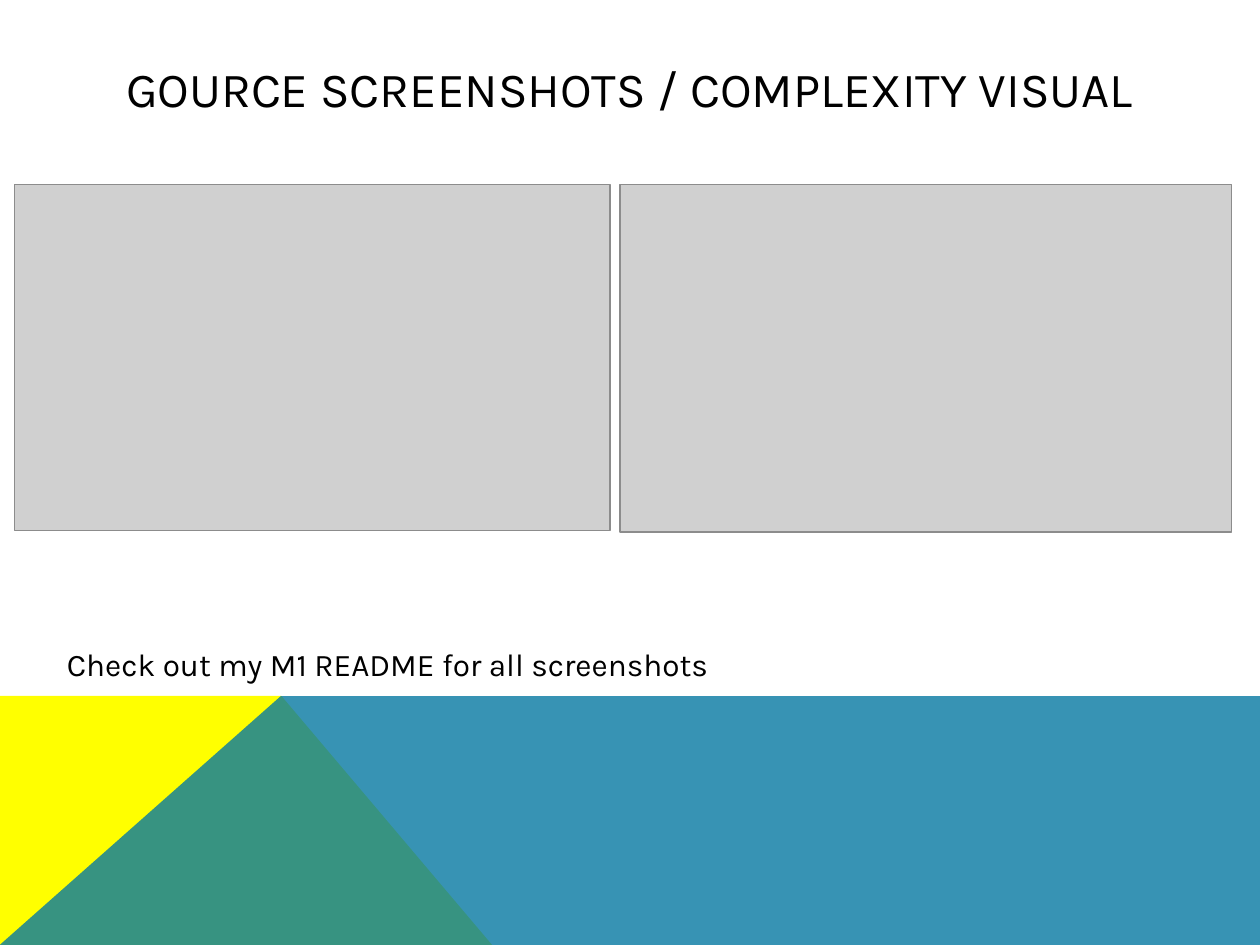
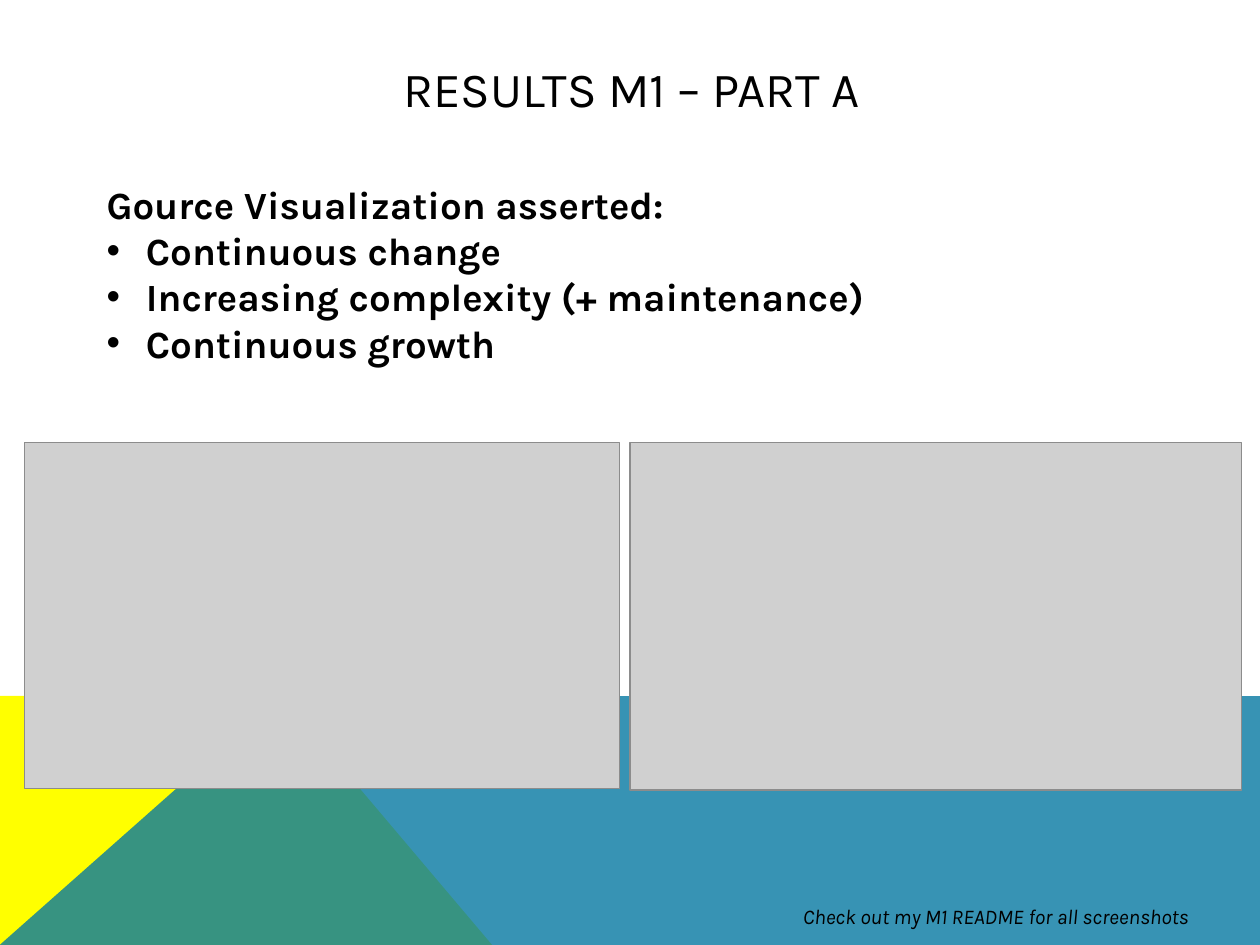
Before and after one commit to eburdon/Seng371-SoftwareEvolutionClassProject, a slide deck: slide 7 of Presentation_PythonEvolution.pptx (slide 8 before the commit). Drawn at 1260x945 pixels with LibreOffice and Linux fonts; fonts in the diff are those of the drawing; grey boxes stand for pictures. Boxes give left, top, right and bottom in pixels: in the first picture for what was removed or moved away, otherwise in the second. Text is boxed around its words. In the diff, an @@ line names an element or a change of style, - is before the commit and + after.

```diff
--- a/Presentation_PythonEvolution.pptx
+++ b/Presentation_PythonEvolution.pptx
@@ title at [403,75,860,108]: text changed @@
-GOURCE SCREENSHOTS / COMPLEXITY VISUAL
+RESULTS M1 – PART A
@@ text added at [107,191,864,367], 22 pt, text #000000, bold @@
+Gource Visualization asserted:
+• Continuous change
+• Increasing complexity (+ maintenance)
+• Continuous growth
@@ picture: place and size @@
-picture at [15,185,610,530]
+picture at [25,442,620,788]
@@ picture: place and size @@
-picture at [620,185,1231,533]
+picture at [630,442,1241,790]
@@ text "Check out my M1 README ...": place and size @@
-text "Check out my M1 README ..." at [67,654,708,684]
+text "Check out my M1 README ..." at [803,909,1188,929]
@@ text "Check out my M1 README ..." at [803,909,1188,929]: size 18 to 12 pt, italic on @@
```
Also in this commit, not shown: 8 other slides changed, 1 slide removed.
